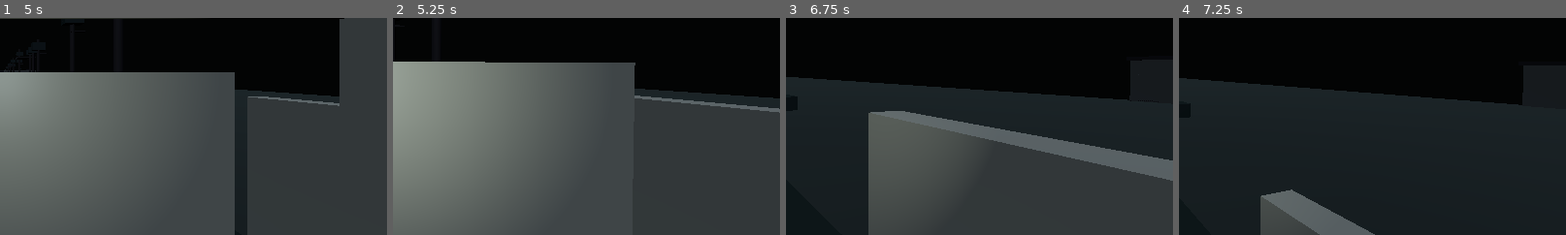
Above: before the commit, frames 1-4 (left to right).
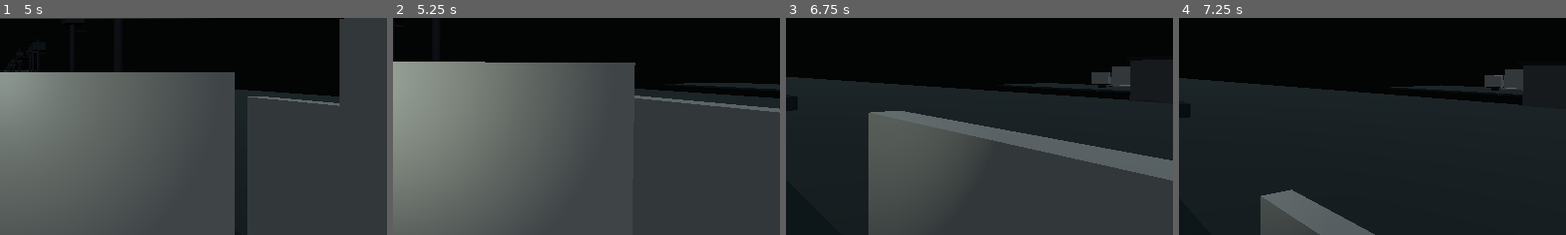
Above: after the commit, the same moments.

Repository: JJonyeok2/K_horror_game
Game: Godot game, scene res://scenes/Main.tscn
Same seed, same stepped clock (60 frames per second), same inputs: the game is played once before the commit and once after it.
Inputs (mouse positions are % of the whole screen's width and height, from its top left):
- Up to frame 1 (5 s): tap Enter at 0.5 s; move the mouse to (55, 50) at 0.52 s; hold W (move_forward) from 0.53 s (still down); tap E (interact) at 0.6, 1.55, 2.1, 3.05, 3.6, 4.55 s; tap Space (jump) at 0.77, 1.52, 3.02, 3.77, 4.52 s; move the mouse to (45, 50) at 1.27 s; tap G (drop_item) at 1.35, 4.35 s; move the mouse to (52, 48) at 2.02 s; move the mouse to (49, 52) at 2.77 s; tap Shift (sprint) at 2.85 s; move the mouse to (57, 51) at 3.52 s; move the mouse to (42, 49) at 4.27 s
- Up to frame 2 (5.25 s): keep holding W (move_forward); move the mouse to (51, 50) at 5.02 s; tap E (interact) at 5.1 s
- Up to frame 3 (6.75 s): tap R (restart_run) at 5.75 s; move the mouse to (46, 48) at 5.77 s; release W (move_forward) at 5.78 s; hold D (move_right) 5.78-6.53 s; tap Shift (sprint) at 5.85 s; tap Space (jump) at 6.02 s; tap E (interact) at 6.05, 6.6 s; move the mouse to (55, 50) at 6.52 s; hold W (move_forward) from 6.53 s (still down)
- Up to frame 4 (7.25 s): keep holding W (move_forward); tap Space (jump) at 6.77 s
The pictures show only the part of the screen within x 50-100%, y 37-87%; the shares and areas given below are measured in that part.

Frame 1 is identical in both runs. In frame 2, 0.5% of the frame differs, in the area x 73-100%, y 29-34%; in frame 3, 1.2%; in frame 4, 1.3%, in the area x 54-89%, y 23-36%.

Commit message:
feat: add settlement bongo return route

Diff:
--- a/scripts/maps/bongo_van_plan.gd
+++ b/scripts/maps/bongo_van_plan.gd
@@ -54,6 +54,12 @@
 const SETTLEMENT_STATION_NAME = "BongoSettlementStation"
 const SETTLEMENT_STATION_POSITION := Vector3(64.0, 1.05, 263.15)
 const SETTLEMENT_STATION_SIZE := Vector3(1.5, 0.9, 0.7)
+const SETTLEMENT_BONGO_PARKING_PAD_POSITION := Vector3(64.0, -0.03, 247.5)
+const SETTLEMENT_BONGO_PARKING_PAD_SIZE := Vector3(16.0, 0.24, 22.0)
+const SETTLEMENT_BONGO_ORIGIN := Vector3(64.0, 0.44, 251.7)
+const SETTLEMENT_BONGO_RETURN_BUTTON_NAME = "SettlementOfficeBongoReturnButton"
+const SETTLEMENT_BONGO_RETURN_BUTTON_POSITION := Vector3(64.0, 1.08, 255.25)
+const SETTLEMENT_BONGO_RETURN_BUTTON_SIZE := Vector3(0.82, 0.42, 0.36)
 
 const STRUCTURAL_PARTS = [
 	{
--- a/scripts/maps/jongga_estate_builder.gd
+++ b/scripts/maps/jongga_estate_builder.gd
@@ -701,6 +701,36 @@
 	_create_box("SettlementOfficeOverheadBeamA", origin + Vector3(0.0, 3.15, 8.5), Vector3(43.0, 0.28, 0.42), _fallback_color("black_wood"), "black_wood")
 	_create_box("SettlementOfficeOverheadBeamB", origin + Vector3(0.0, 3.15, -4.0), Vector3(43.0, 0.28, 0.42), _fallback_color("black_wood"), "black_wood")
 	_create_bongo_settlement_station()
+	_create_settlement_office_bongo_van()
+
+func _create_settlement_office_bongo_van() -> void:
+	var origin: Vector3 = BongoVanPlanScript.SETTLEMENT_BONGO_ORIGIN
+	_create_box("SettlementOfficeBongoParkingPad", BongoVanPlanScript.SETTLEMENT_BONGO_PARKING_PAD_POSITION, BongoVanPlanScript.SETTLEMENT_BONGO_PARKING_PAD_SIZE, _fallback_color("packed_earth"), "packed_earth")
+	_create_box("SettlementOfficeBongoInteriorFloor", origin, Vector3(3.8, 0.18, 6.2), BongoVanPlanScript.COLOR_FLOOR, "van_paint")
+	_create_box("SettlementOfficeBongoLeftCargoWall", origin + Vector3(-2.05, 1.44, 0.15), Vector3(0.22, 2.55, 5.7), BongoVanPlanScript.COLOR_BODY, "van_paint")
+	_create_box("SettlementOfficeBongoRightCargoWall", origin + Vector3(2.05, 1.44, 0.15), Vector3(0.22, 2.55, 5.7), BongoVanPlanScript.COLOR_BODY, "van_paint")
+	_create_box("SettlementOfficeBongoRoof", origin + Vector3(0.0, 2.78, 0.15), Vector3(4.25, 0.22, 5.7), BongoVanPlanScript.COLOR_BODY, "van_paint")
+	_create_box("SettlementOfficeBongoCabin", origin + Vector3(0.0, 1.06, -4.05), Vector3(3.65, 1.74, 1.85), BongoVanPlanScript.COLOR_BODY_SHADOW, "van_paint")
+	_create_box("SettlementOfficeBongoWindshield", origin + Vector3(0.0, 1.65, -3.08), Vector3(2.85, 0.7, 0.12), BongoVanPlanScript.COLOR_GLASS, "glass")
+	_create_box("SettlementOfficeBongoFrontBumper", origin + Vector3(0.0, 0.42, -5.08), Vector3(3.65, 0.28, 0.22), BongoVanPlanScript.COLOR_TRIM, "metal")
+	_create_box("SettlementOfficeBongoRearStep", origin + Vector3(0.0, -0.04, 3.65), Vector3(3.45, 0.24, 0.85), BongoVanPlanScript.COLOR_TRIM, "metal")
+	var ramp := _create_box("SettlementOfficeBongoEntryRamp", origin + Vector3(0.0, -0.08, 4.35), Vector3(3.25, 0.14, 1.1), BongoVanPlanScript.COLOR_TRIM, "metal")
+	ramp.rotation_degrees.x = 3.5
+	_create_box("SettlementOfficeBongoOpenLeftRearDoor", origin + Vector3(-2.7, 1.1, 3.1), Vector3(0.22, 2.15, 1.5), BongoVanPlanScript.COLOR_BODY, "van_paint")
+	_create_box("SettlementOfficeBongoOpenRightRearDoor", origin + Vector3(2.7, 1.1, 3.1), Vector3(0.22, 2.15, 1.5), BongoVanPlanScript.COLOR_BODY, "van_paint")
+	_create_box("SettlementOfficeBongoWheelFrontLeft", origin + Vector3(-1.7, -0.12, -3.85), Vector3(0.45, 0.72, 0.72), BongoVanPlanScript.COLOR_TRIM, "metal")
+	_create_box("SettlementOfficeBongoWheelFrontRight", origin + Vector3(1.7, -0.12, -3.85), Vector3(0.45, 0.72, 0.72), BongoVanPlanScript.COLOR_TRIM, "metal")
+	_create_box("SettlementOfficeBongoWheelRearLeft", origin + Vector3(-1.7, -0.12, 2.15), Vector3(0.45, 0.72, 0.72), BongoVanPlanScript.COLOR_TRIM, "metal")
+	_create_box("SettlementOfficeBongoWheelRearRight", origin + Vector3(1.7, -0.12, 2.15), Vector3(0.45, 0.72, 0.72), BongoVanPlanScript.COLOR_TRIM, "metal")
+	var return_button := _create_box(
+		BongoVanPlanScript.SETTLEMENT_BONGO_RETURN_BUTTON_NAME,
+		BongoVanPlanScript.SETTLEMENT_BONGO_RETURN_BUTTON_POSITION,
+		BongoVanPlanScript.SETTLEMENT_BONGO_RETURN_BUTTON_SIZE,
+		Color(0.42, 0.05, 0.04),
+		"shrine_red"
+	)
+	return_button.set_script(BongoDepartureButtonScript)
+	_add_visual_box_world("SettlementOfficeBongoReturnButtonLamp", BongoVanPlanScript.SETTLEMENT_BONGO_RETURN_BUTTON_POSITION + Vector3(0.0, 0.04, 0.22), Vector3(0.34, 0.14, 0.04), Color(0.95, 0.08, 0.04), "shrine_red")
 
 func _create_extraction_zone() -> void:
 	var extraction := ExtractionScene.instantiate()
--- a/tests/scene/test_bongo_monitor_quota.gd
+++ b/tests/scene/test_bongo_monitor_quota.gd
@@ -183,6 +183,35 @@
 	quota_text = _quota_monitor_text(monitor)
 	if quota_text.find("최종") == -1 or quota_text.find("70") == -1:
 		_fail("BongoQuotaMonitor did not show finalized quota after settlement: %s" % quota_text)
+		return
+	await _assert_settlement_bongo_returns_to_hub(main, player)
+
+func _assert_settlement_bongo_returns_to_hub(main: Node, player: Node3D) -> void:
+	var settlement_bongo_floor := main.find_child("SettlementOfficeBongoInteriorFloor", true, false) as Node3D
+	if settlement_bongo_floor == null:
+		_fail("Settlement map needs its own parked bongo van")
+		return
+	if settlement_bongo_floor.global_position.distance_to(BongoVanPlanScript.SETTLEMENT_OFFICE_ORIGIN) > 36.0:
+		_fail("Settlement bongo should be placed at the settlement map, not reuse the hub van")
+		return
+	var settlement_return_button := main.find_child("SettlementOfficeBongoReturnButton", true, false)
+	if settlement_return_button == null or not settlement_return_button.has_method("interact"):
+		_fail("Settlement bongo needs an interactive return button")
+		return
+	settlement_return_button.interact(player)
+	await process_frame
+	if str(main.get("current_map_id")) != TRAVEL_MAP_ID or str(main.get("bongo_travel_destination_id")) != "bongo_hub":
+		_fail("Settlement bongo return button should start travel back to the bongo hub")
+		return
+	await _wait_for_travel_complete(main)
+	if str(main.get("current_map_id")) != "bongo_hub":
+		_fail("Settlement bongo should return the player to the bongo interior hub")
+		return
+	if int(main.get("map_travel_count")) != 4:
+		_fail("Returning from settlement bongo should count as the fourth map travel")
+		return
+	if player.global_position.distance_to(BongoVanPlanScript.PLAYER_START_POSITION) > 0.2:
+		_fail("Settlement bongo return should place the player back inside the bongo hub")
 		return
 
 func _assert_settlement_office_is_large_enough(main: Node, player: Node3D) -> void:
